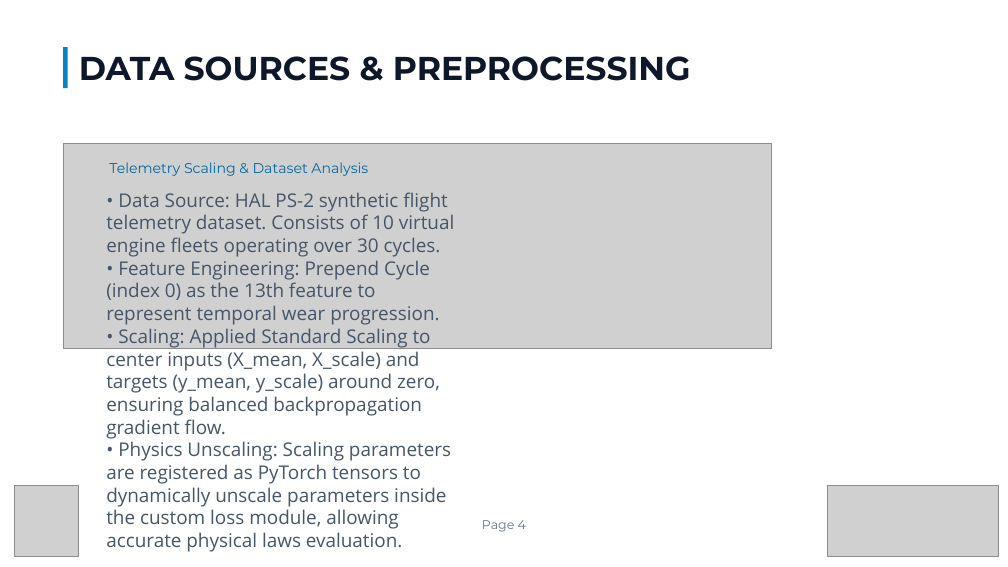
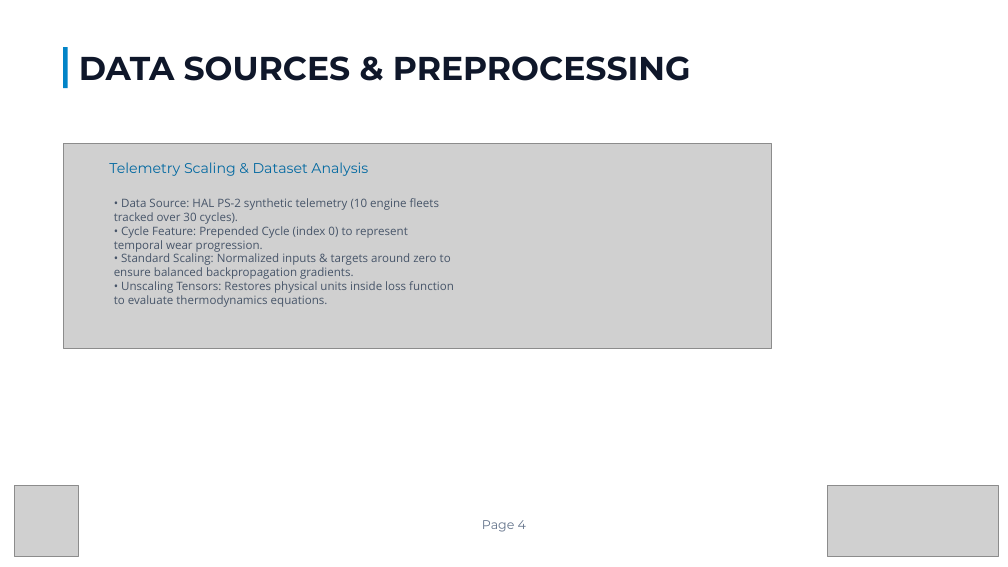
Before and after one commit to SudaisFarooq/Aerothon, a slide deck: slide 5 of 6a45efcfcf7a7_IIT_Indore-HAL_Hackathon_Template.pptx. Drawn at 1008x567 pixels with LibreOffice and Linux fonts; fonts in the diff are those of the drawing; grey boxes stand for pictures; background and template pictures are left out. Boxes give left, top, right and bottom in pixels: in the first picture for what was removed or moved away, otherwise in the second. Text is boxed around its words. In the diff, an @@ line names an element or a change of style, - is before the commit and + after.

```diff
--- a/6a45efcfcf7a7_IIT_Indore-HAL_Hackathon_Template.pptx
+++ b/6a45efcfcf7a7_IIT_Indore-HAL_Hackathon_Template.pptx
@@ text at <box>114,198,454,307</box>: text changed; size 18 to 11 pt @@
-• Data Source: HAL PS-2 synthetic flight telemetry dataset. Consists of 10 virtual engine fleets operating over 30 cycles.
-• Feature Engineering: Prepend Cycle (index 0) as the 13th feature to represent temporal wear progression.
-• Scaling: Applied Standard Scaling to center inputs (X_mean, X_scale) and targets (y_mean, y_scale) around zero, ensuring balanced backpropagation gradient flow.
-• Physics Unscaling: Scaling parameters are registered as PyTorch tensors to dynamically unscale parameters inside the custom loss module, allowing accurate physical laws evaluation.
+• Data Source: HAL PS-2 synthetic telemetry (10 engine fleets tracked over 30 cycles).
+• Cycle Feature: Prepended Cycle (index 0) to represent temporal wear progression.
+• Standard Scaling: Normalized inputs & targets around zero to ensure balanced backpropagation gradients.
+• Unscaling Tensors: Restores physical units inside loss function to evaluate thermodynamics equations.
```
Also in this commit, not shown: 7 other slides changed.
